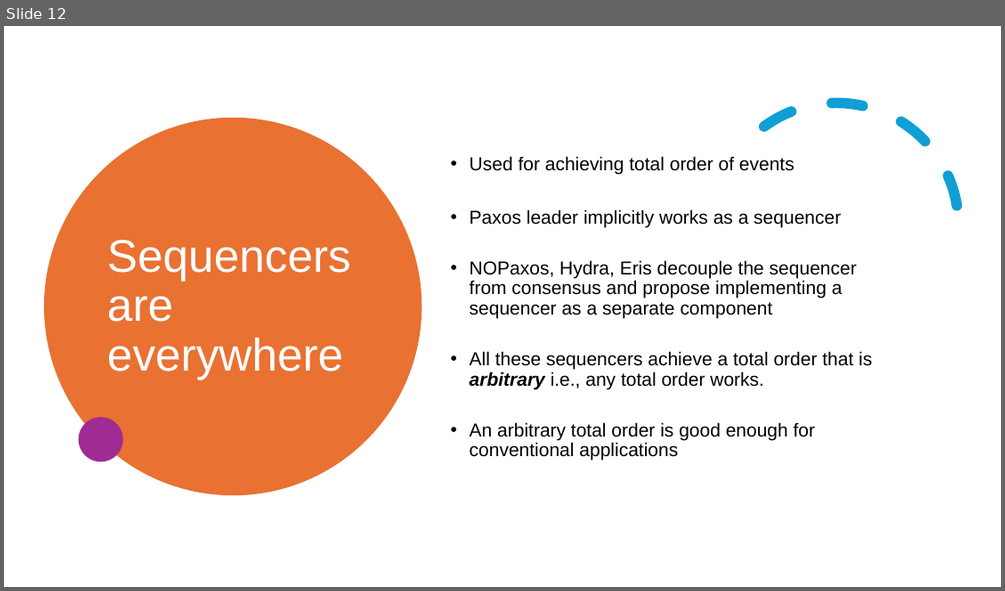
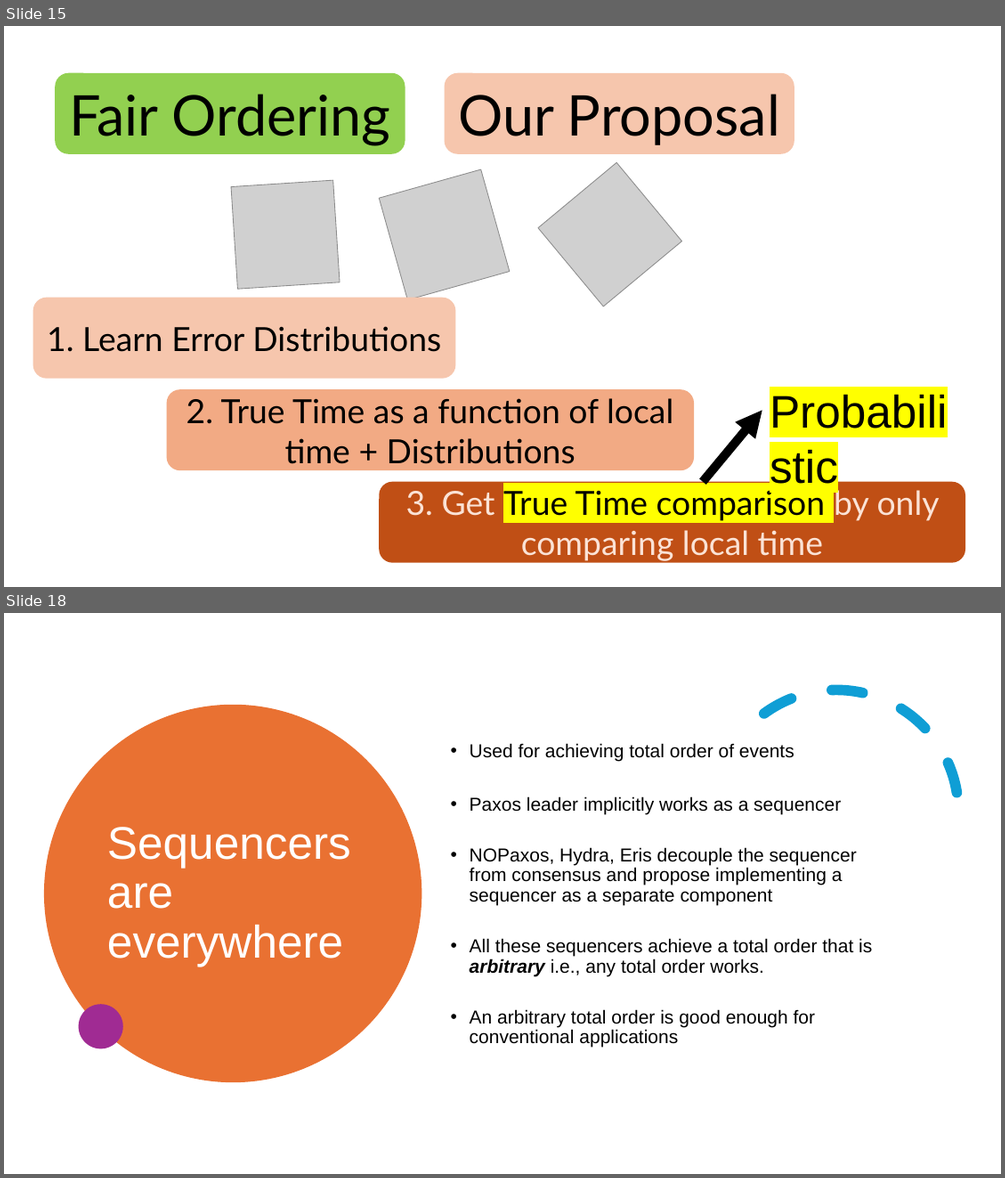
Before and after one commit to HaseebLUMS/Onyx-Presentation, a slide deck: tommy_hotnets_v2.pptx. Shown one above the other, each under a label of ours: slide 12 before the commit, slides 15 and 18 after it; the slides between them are not shown. The pictures are 1005x591 and 1005x1178 pixels, drawn with LibreOffice and Linux fonts; fonts in the diff are those of the drawing; grey boxes stand for pictures. Boxes give left, top, right and bottom in pixels: in the first picture for what was removed or moved away, otherwise in the second. Text is boxed around its words. In the diff, an @@ line names an element or a change of style, - is before the commit and + after.

Commit message:
updated

```diff
--- a/tommy_hotnets_v2.pptx
+++ b/tommy_hotnets_v2.pptx
@@ slide 15 added at (x1=4, y1=26, x2=1001, y2=587), background #FFFFFF @@
@@ rounded rectangle added at (x1=55, y1=73, x2=404, y2=154), fill #92D050, 54 pt, text #000000 @@
+Fair Ordering
@@ rounded rectangle added at (x1=445, y1=73, x2=794, y2=154), fill #F6C6AD, 54 pt, text #000000 @@
+Our Proposal
@@ picture added at (x1=231, y1=180, x2=340, y2=289) @@
@@ picture added at (x1=379, y1=169, x2=510, y2=300) @@
@@ picture added at (x1=538, y1=162, x2=682, y2=306) @@
@@ rounded rectangle added at (x1=33, y1=297, x2=455, y2=378), fill #F6C6AD, 32 pt, text #000000 @@
+1. Learn Error Distributions
@@ rounded rectangle added at (x1=166, y1=389, x2=694, y2=470), fill #F2AA84, 32 pt, text #000000 @@
+2. True Time as a function of local time + Distributions
@@ text added at (x1=762, y1=378, x2=966, y2=441), 44 pt, text #000000 @@
+Probabilistic
@@ arrow added from (704, 482) to (762, 410), #000000 8.5 pt @@
@@ rounded rectangle added at (x1=380, y1=482, x2=966, y2=562), fill #C04F15, 32 pt, text #FBE3D6 @@
+3. Get True Time comparison by only comparing local time
@@ what was slide 12 is now slide 18 @@
```
Also in this commit, not shown: 5 other slides added.
